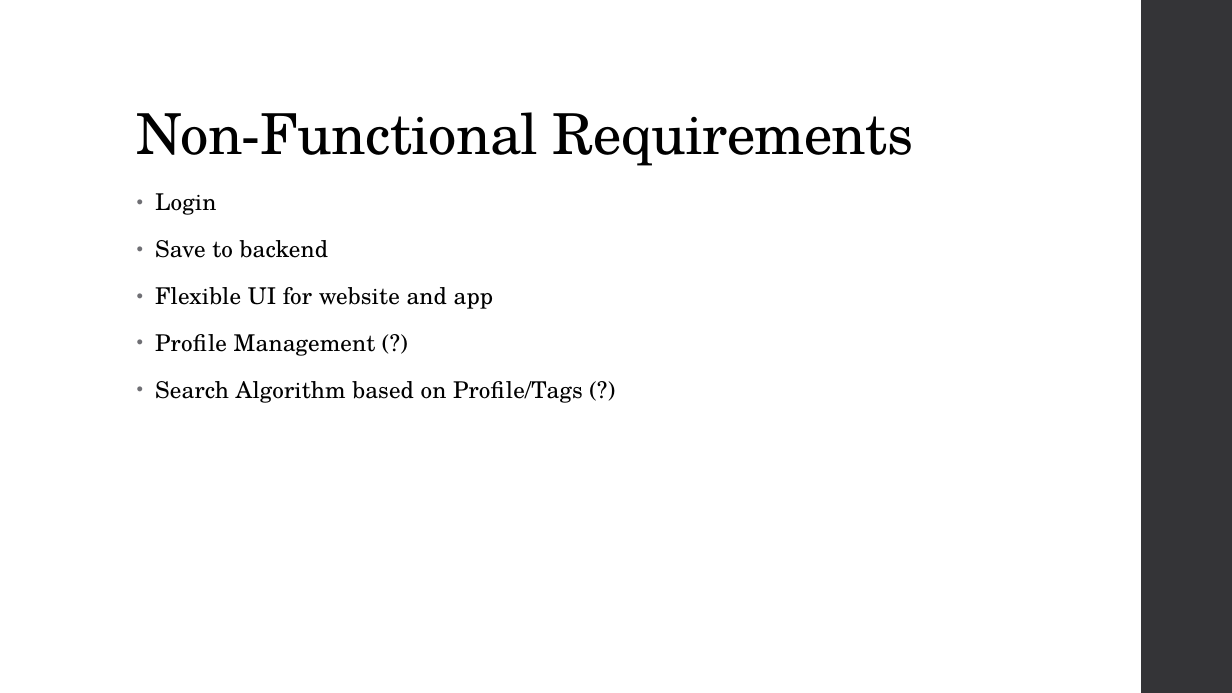
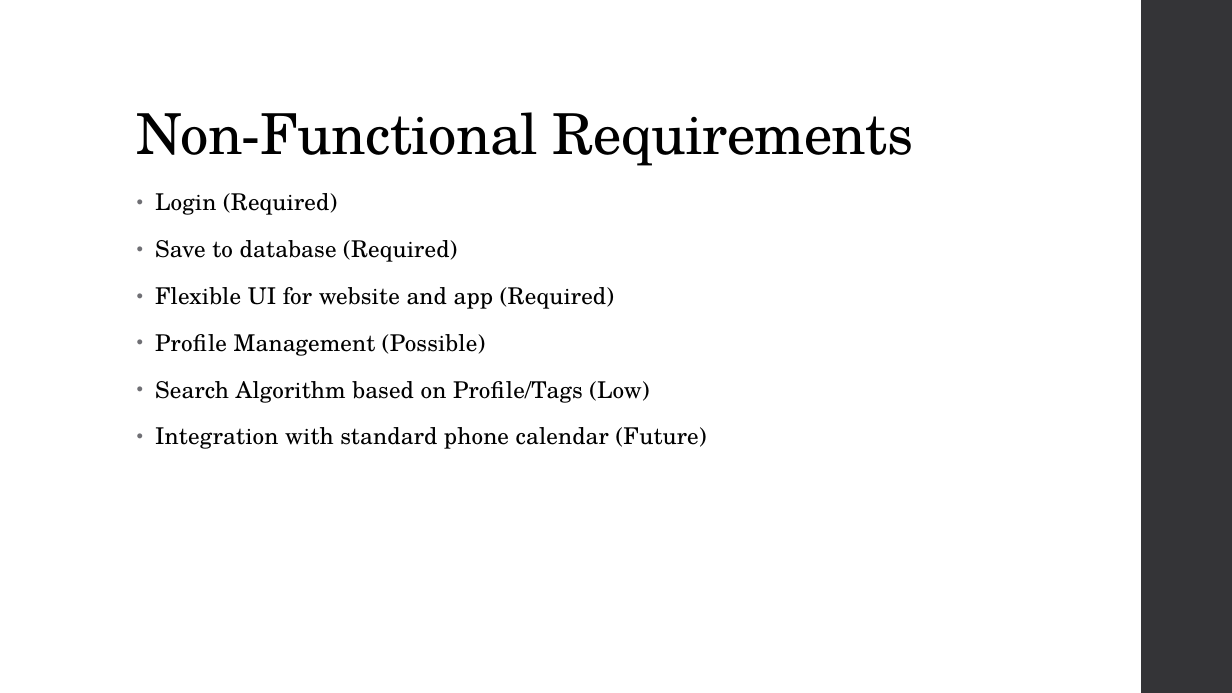
Before and after one commit to amgabriel45/CS495ClubStuff, a slide deck: slide 6 of Crimson Clubs (Requirements).pptx. Drawn at 1232x693 pixels with LibreOffice and Linux fonts; fonts in the diff are those of the drawing. Boxes give left, top, right and bottom in pixels: in the first picture for what was removed or moved away, otherwise in the second. Text is boxed around its words. In the diff, an @@ line names an element or a change of style, - is before the commit and + after.

Commit message:
Final Changes to the presentation
Added priorities to our functional and nonfunctional requirements.

```diff
--- a/Crimson Clubs (Requirements).pptx
+++ b/Crimson Clubs (Requirements).pptx
@@ text at <box>155,193,707,449</box>: text changed @@
-• Login
-• Save to backend
-• Flexible UI for website and app
-• Profile Management (?)
-• Search Algorithm based on Profile/Tags (?)
+• Login (Required)
+• Save to database (Required)
+• Flexible UI for website and app (Required)
+• Profile Management (Possible)
+• Search Algorithm based on Profile/Tags (Low)
+• Integration with standard phone calendar (Future)
```
Also in this commit, not shown: 3 other slides changed, 2 slides removed.
